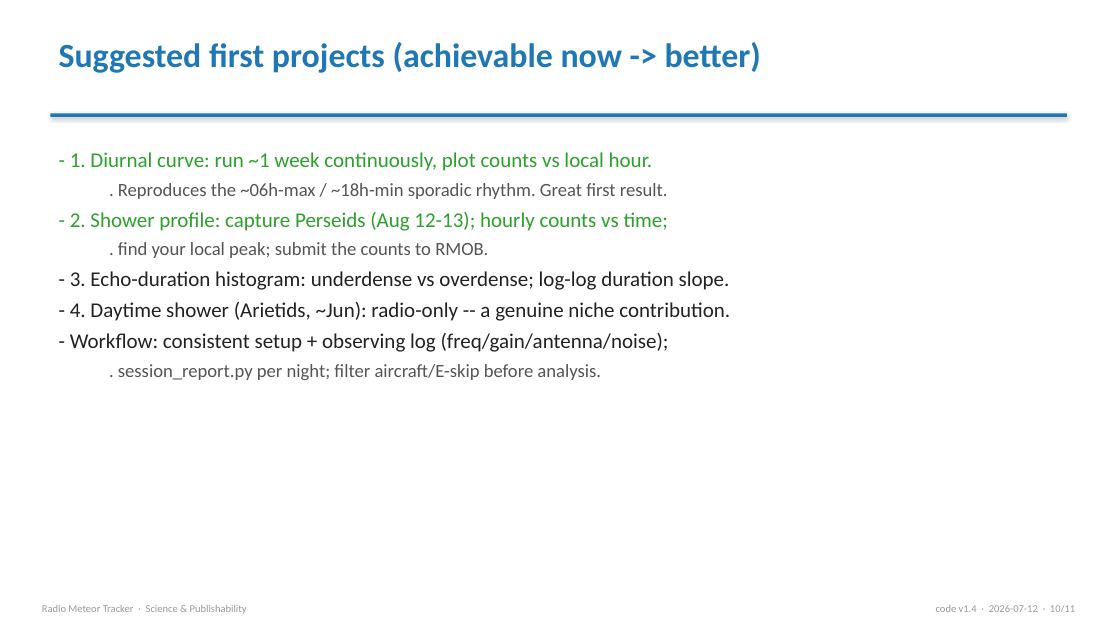
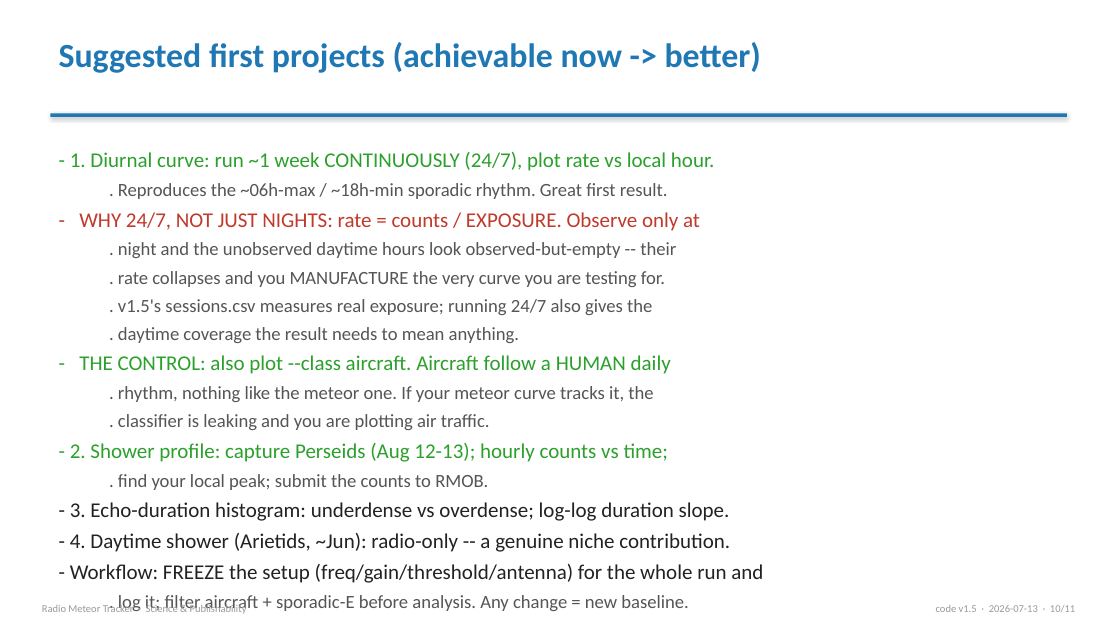
Before and after one commit to jrb985/radio-meteor-project, a slide deck: slide 10 of docs/decks/Science_and_Publishability.pptx. Drawn at 1120x630 pixels with LibreOffice and Linux fonts; fonts in the diff are those of the drawing. Boxes give left, top, right and bottom in pixels: in the first picture for what was removed or moved away, otherwise in the second. Text is boxed around its words. In the diff, an @@ line names an element or a change of style, - is before the commit and + after.

```diff
--- a/docs/decks/Science_and_Publishability.pptx
+++ b/docs/decks/Science_and_Publishability.pptx
@@ text at (70,152,715,171): text changed @@
-- 1. Diurnal curve: run ~1 week continuously, plot counts vs local hour.
+- 1. Diurnal curve: run ~1 week CONTINUOUSLY (24/7), plot rate vs local hour.
@@ text at (79,212,700,430): paragraphs added @@
+- WHY 24/7, NOT JUST NIGHTS: rate = counts / EXPOSURE. Observe only at
+  . night and the unobserved daytime hours look observed-but-empty -- their
+  . rate collapses and you MANUFACTURE the very curve you are testing for.
+  . v1.5's sessions.csv measures real exposure; running 24/7 also gives the
+  . daytime coverage the result needs to mean anything.
+- THE CONTROL: also plot --class aircraft. Aircraft follow a HUMAN daily
+  . rhythm, nothing like the meteor one. If your meteor curve tracks it, the
+  . classifier is leaking and you are plotting air traffic.
@@ text at (70,564,763,611): text changed @@
-- Workflow: consistent setup + observing log (freq/gain/antenna/noise);
-  . session_report.py per night; filter aircraft/E-skip before analysis.
+- Workflow: FREEZE the setup (freq/gain/threshold/antenna) for the whole run and
+  . log it; filter aircraft + sporadic-E before analysis. Any change = new baseline.
@@ text at (936,605,1075,612): text changed @@
-code v1.4 · 2026-07-12 · 10/11
+code v1.5 · 2026-07-13 · 10/11
```
Also in this commit, not shown: 10 other slides changed, 22 other files.
